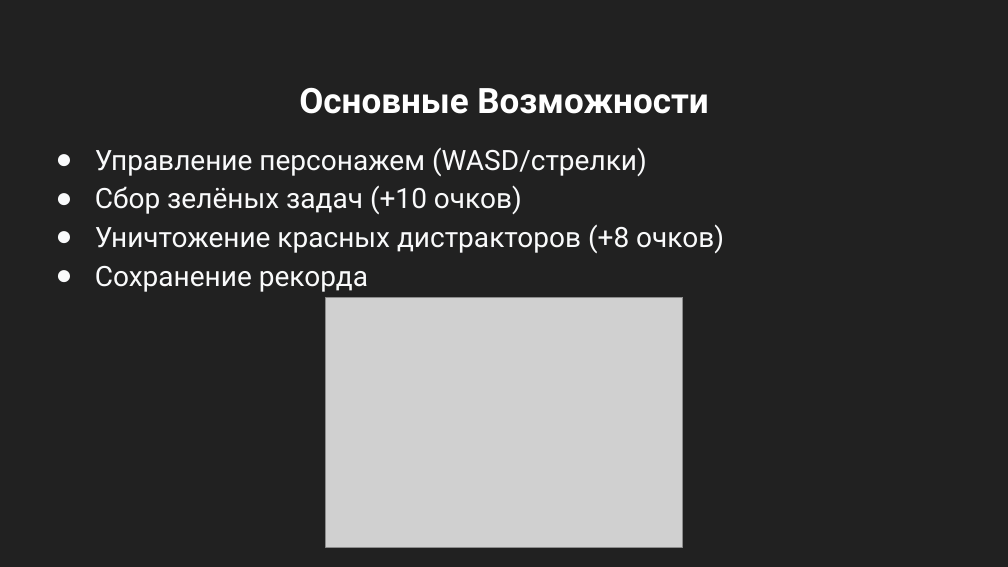
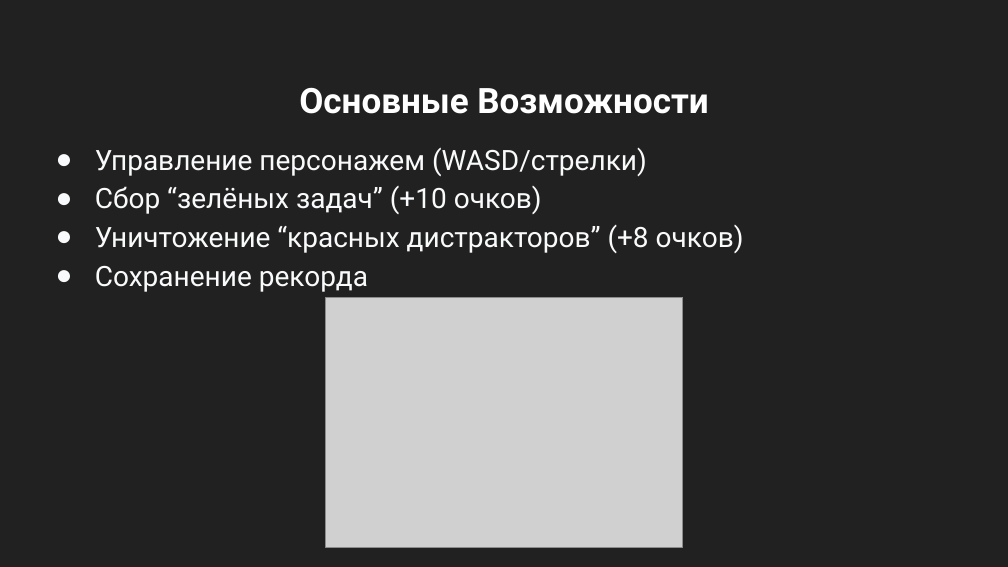
Before and after one commit to bouwler/ArcadeGame, a slide deck: slide 2 of Проект.pptx. Drawn at 1008x567 pixels with LibreOffice and Linux fonts; fonts in the diff are those of the drawing; grey boxes stand for pictures. Boxes give left, top, right and bottom in pixels: in the first picture for what was removed or moved away, otherwise in the second. Text is boxed around its words. In the diff, an @@ line names an element or a change of style, - is before the commit and + after.

```diff
--- a/Проект.pptx
+++ b/Проект.pptx
@@ text at <box>95,186,744,253</box>: text changed @@
-● Сбор зелёных задач (+10 очков)
-● Уничтожение красных дистракторов (+8 очков)
+● Сбор “зелёных задач” (+10 очков)
+● Уничтожение “красных дистракторов” (+8 очков)
```
Also in this commit, not shown: 2 other slides changed.
